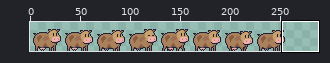
One commit to this pixel-art file: gfx/cow.aseprite. Above: a wide view before the commit, with the close-up outlined.
Close-up. The starting point:
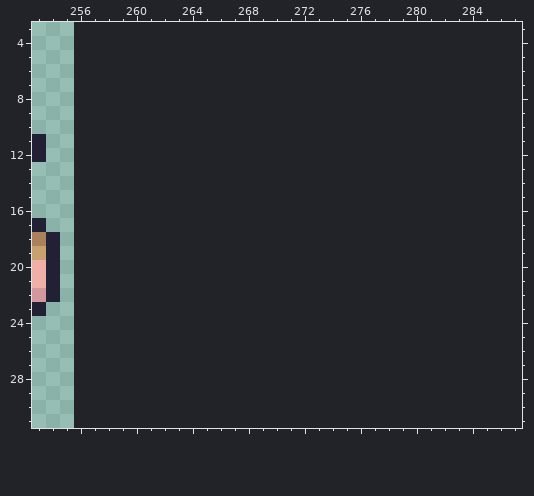
256x32 pixels, 1 frame. Shown: x 253..287, y 3..31. The old version is drawn lined up with the new one, on the new canvas. The wide view leaves out empty margins. The commit also changed other parts of the picture, which this record leaves out.
The same view after the edit:
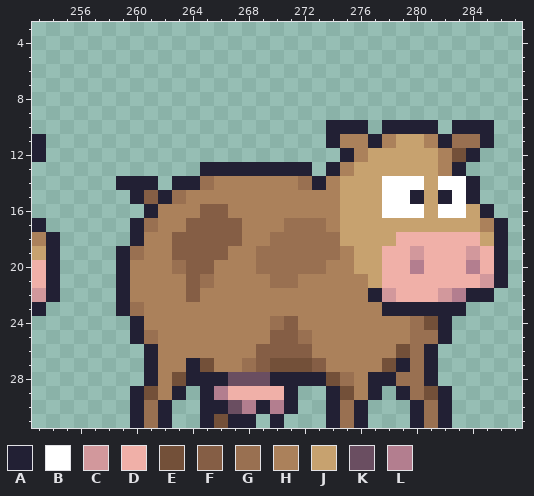
Palette (. is transparent): A #222034  B #ffffff  C #d2989c  D #f0b0a8  E #735039  F #855e45  G #997051  H #ab815b  J #c7a26f  K #6a4e61  L #b37e8f
From old to new:
canvas 256x32 -> 288x32
Changed rows in their new state; - is an unchanged pixel.
first column x 259:
10 ---------------AAA-AAAA-AAA-
11 ---------------AHHAHJJHAGGA-
12 ----------------AHJJJJJHEA--
13 ------AAAAAAAA-AHJJJJJJHA---
14 AAA-AAGHHHHHHGAHJJJBBBJBBA--
15 -AFAGHHHHHHHHHHHJJJBBAJABA--
16 --AHHHFFHHHHHHHHJJJBBBJBBJA-
17 -AGHHFFFFHHHGGGHJJJJJJJJJJHA
18 -AHHFFFFFHHGGGGGJJJJDDDDDDJA
19 AGHHFFFFHHGGGGGGHJJDDCDDDCDA
20 AHHHGFFHHHGGGGGHHJJDDLDDDLDA
21 AHHHHFGHHHHGGHHHHHJDDDDDDDCA
22 AHHHHFHHHHHHHHHHHHACDDDCLAA-
23 AGHHHHHHHHHHHHHHHHHAAAAAA---
24 -AHHHHHHHHHGFHHHHHHHHGEA----
25 -AGHHHHHHHHFFGHHHHHHHGGA----
26 --AHHHHHHHFFFFHHHHHHEGA-----
27 --AHHAEHHGFEEEFHHHHEAGA-----
28 --AHEAAAKKKAAAAEGHAAGGA-----
29 -AEHA-ALDDDDA--AEHA-AGEA----
30 -AGA--AAKLALA--AGA---AGA----
31 -AGA--AEAA-A---AGA---AGA----
Boxes around the changes in both close-ups, in picture pixels (x1, y1, x2, y2):
added: (116, 120, 508, 428)
